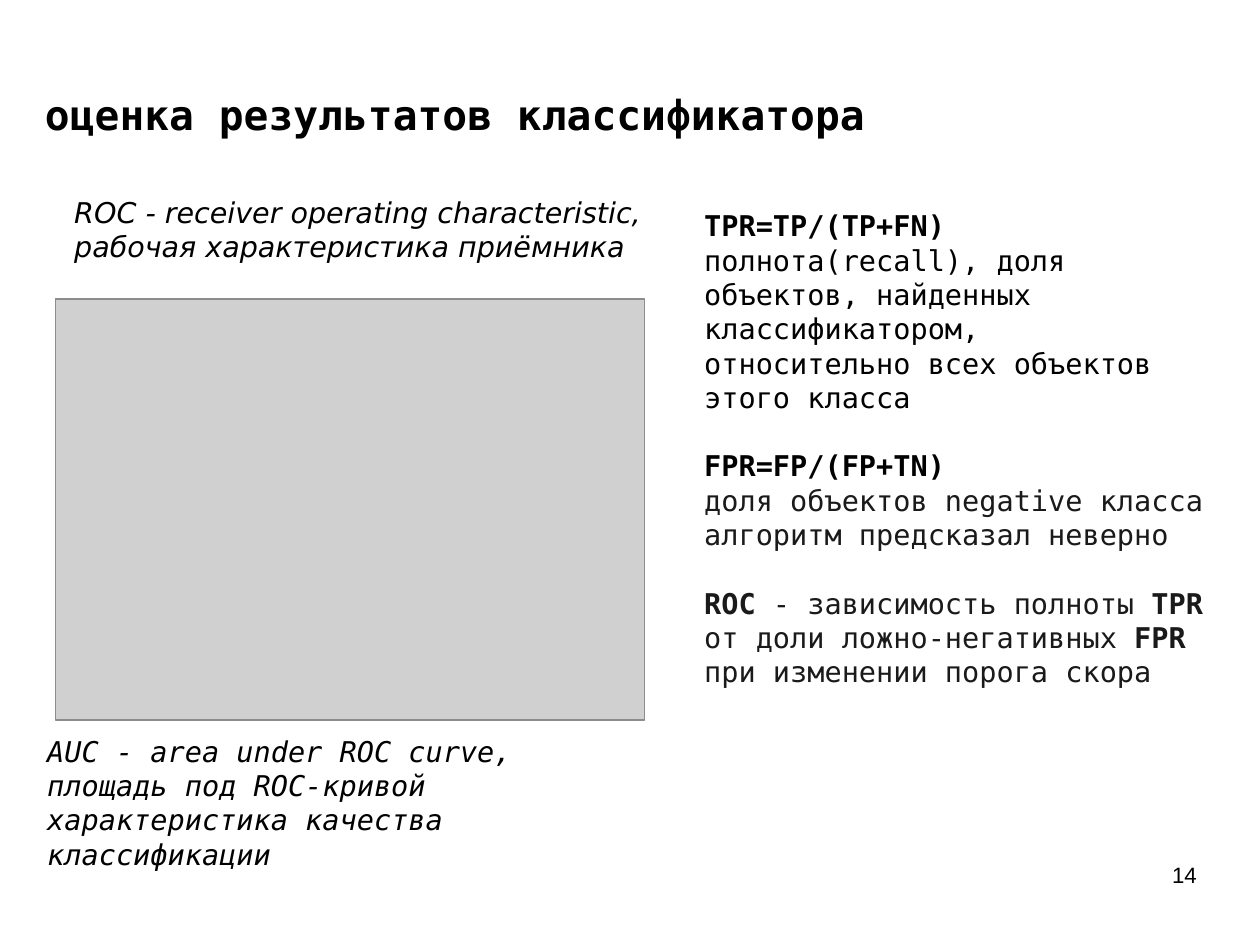
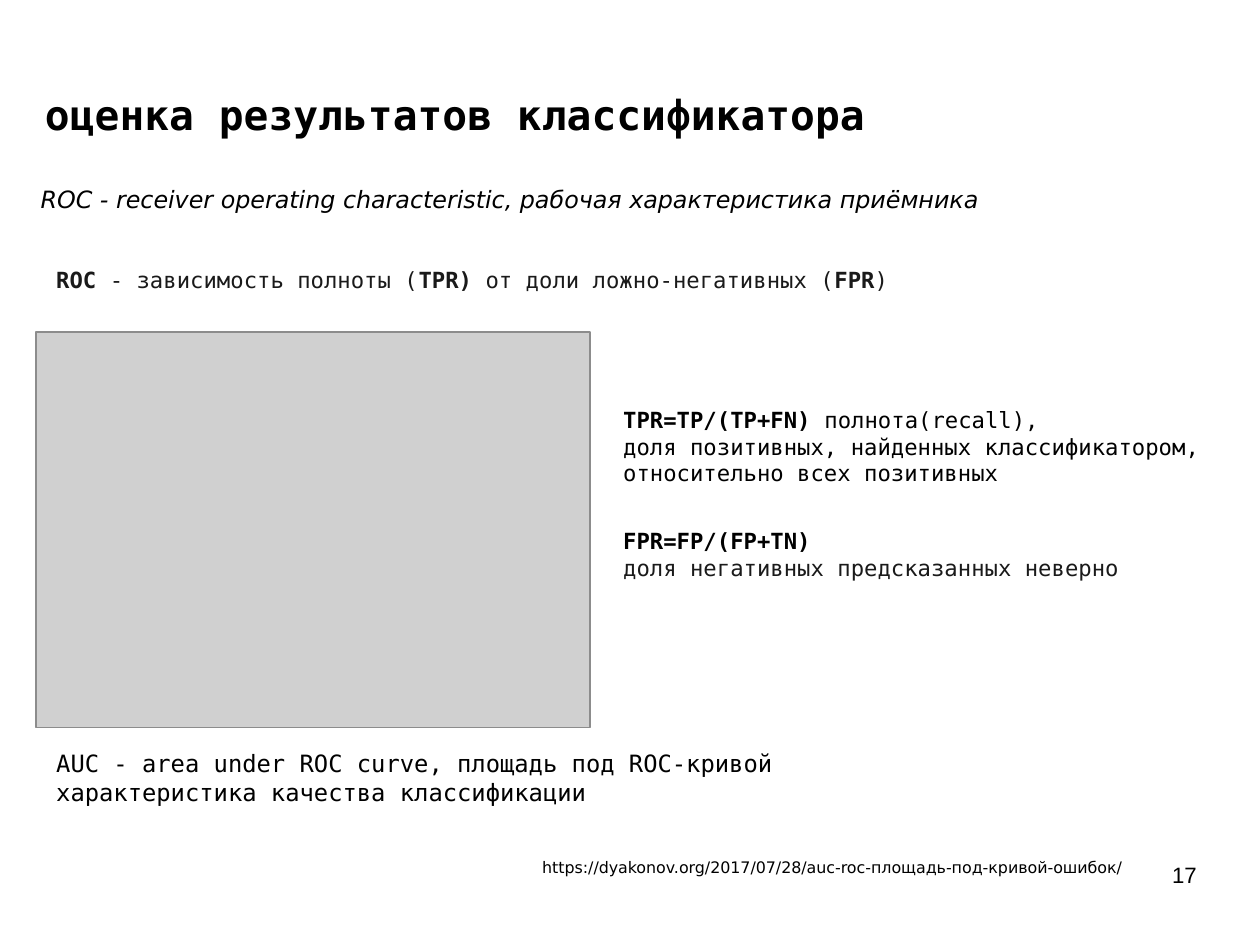
Before and after one commit to mechanoid5/ml_lectorium_legacy, a slide deck: slide 17 of 06-roc-auc.odp (slide 14 before the commit). Drawn at 1260x945 pixels with LibreOffice and Linux fonts; fonts in the diff are those of the drawing; grey boxes stand for pictures; background and template pictures are left out. Boxes give left, top, right and bottom in pixels: in the first picture for what was removed or moved away, otherwise in the second. Text is boxed around its words. In the diff, an @@ line names an element or a change of style, - is before the commit and + after.

```diff
--- a/06-roc-auc.odp
+++ b/06-roc-auc.odp
@@ text at [41, 189, 979, 213]: text changed; size 18 to 15 pt @@
-ROC - receiver operating characteristic,
-рабочая характеристика приёмника
+ROC - receiver operating characteristic, рабочая характеристика приёмника
@@ text added at [56, 271, 888, 291], 14 pt, text #1A1A1A @@
+ROC - зависимость полноты (TPR) от доли ложно-негативных (FPR)
@@ picture: place and size @@
-picture at [55, 300, 644, 720]
+picture at [35, 332, 590, 727]
@@ text at [623, 411, 1199, 482]: text changed; size 18 to 14 pt; text colour #1A1A1A to #000000 @@
-TPR=TP/(TP+FN)
-полнота(recall), доля объектов, найденных классификатором, относительно всех объектов этого класса
-FPR=FP/(FP+TN)
-доля объектов negative класса
-алгоритм предсказал неверно
-ROC - зависимость полноты TPR
-от доли ложно-негативных FPR
-при изменении порога скора
+TPR=TP/(TP+FN) полнота(recall),
+доля позитивных, найденных классификатором, относительно всех позитивных
@@ text added at [623, 532, 1119, 581], 14 pt, text #1A1A1A @@
+FPR=FP/(FP+TN)
+доля негативных предсказанных неверно
@@ text "AUC - area under ROC ...": place and size @@
-text "AUC - area under ROC ..." at [47, 740, 511, 871]
+text "AUC - area under ROC ..." at [56, 753, 772, 806]
@@ text at [56, 753, 772, 777]: text changed; size 18 to 15 pt; italic off @@
-AUC - area under ROC curve,
-площадь под ROC-кривой
+AUC - area under ROC curve, площадь под ROC-кривой
@@ text at [56, 783, 586, 806]: size 18 to 15 pt, italic off in "характеристика качества классификации" @@
@@ text added at [542, 860, 1122, 877], 10 pt, text #000000 @@
+https://dyakonov.org/2017/07/28/auc-roc-площадь-под-кривой-ошибок/
@@ page number at [1172, 867, 1197, 883]: text changed @@
-14
+17
```
Also in this commit, not shown: 7 other slides changed, 8 slides added, 3 other files.
